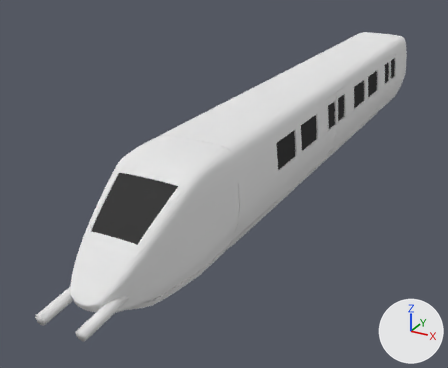
What one commit did to the Blender file assets/trains/intercity/cab/cab.blend.
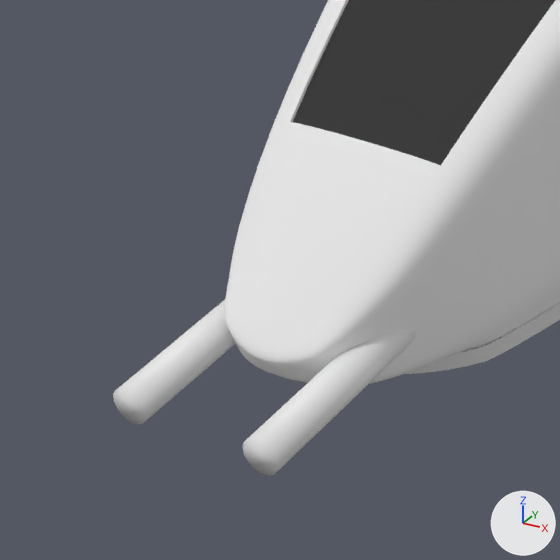
Old and new are each drawn whole from a 50 mm lens placed at (8.03, -20.41, 8.2), pointed at (-1.51, -3.06, -0.48) and again close up on the part from 0% to 39% of the width and 53% to 100% of the height. Every picture has the same lights, and +X, +Y and +Z are marked at lower right.

Objects in the first close-up: 'Circle', 'body', 'body.001'.
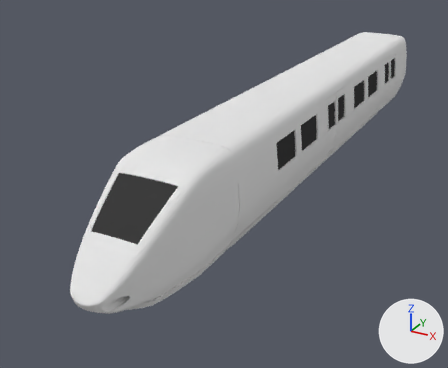
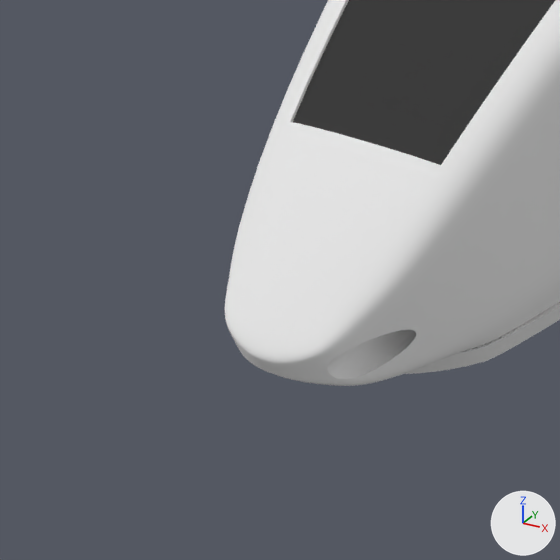
The change in detail:
me_circle_001 is used by ob_circle; location (0.0, -11.7, 0.45); rotation (0.0873, 0.0, 0.0), in degrees (5, 0, 0).
me_circle_001 had 64 vertices, 34 faces and spanned x 0.41..0.69, y -1.1..0.7, z -0.14..0.14.
me_circle_001 now has 64 vertices, 0 faces and spans x 0.41..0.69, y -1.1..0.7, z -0.14..0.14.
Part 1, on me_circle_001:
34 faces are deleted.
me_body_000 is used by ob_body_001; location (0.0, 2.0, 1.3).
me_body_000 had 1265 vertices, 1187 faces and spanned x 0.0..1.37, y -14.12..-9.5, z -1.3..1.5.
me_body_000 now has 1450 vertices, 1329 faces and spans x 0.0..1.37, y -14.12..-9.5, z -1.3..1.5.
me_body_000 part 2: 8 vertices moved within x 0.0..0.69, y -14.05..-12.56, z -0.96..0.34; 47 vertices removed from x 0.0..0.85, y -13.94..-11.42, z -0.98..1.07; 232 vertices added at x 0.0..0.95, y -13.95..-9.6, z -1.1..1.21.

Pixel boxes [x1, y1, x2, y2] of what changed, in the close-ups (560 x 560 px):
'Circle', no longer drawn: before [113, 300, 416, 475]
part 2 of me_body_000, built on: before [247, 0, 427, 382]; after [247, 0, 441, 382]
